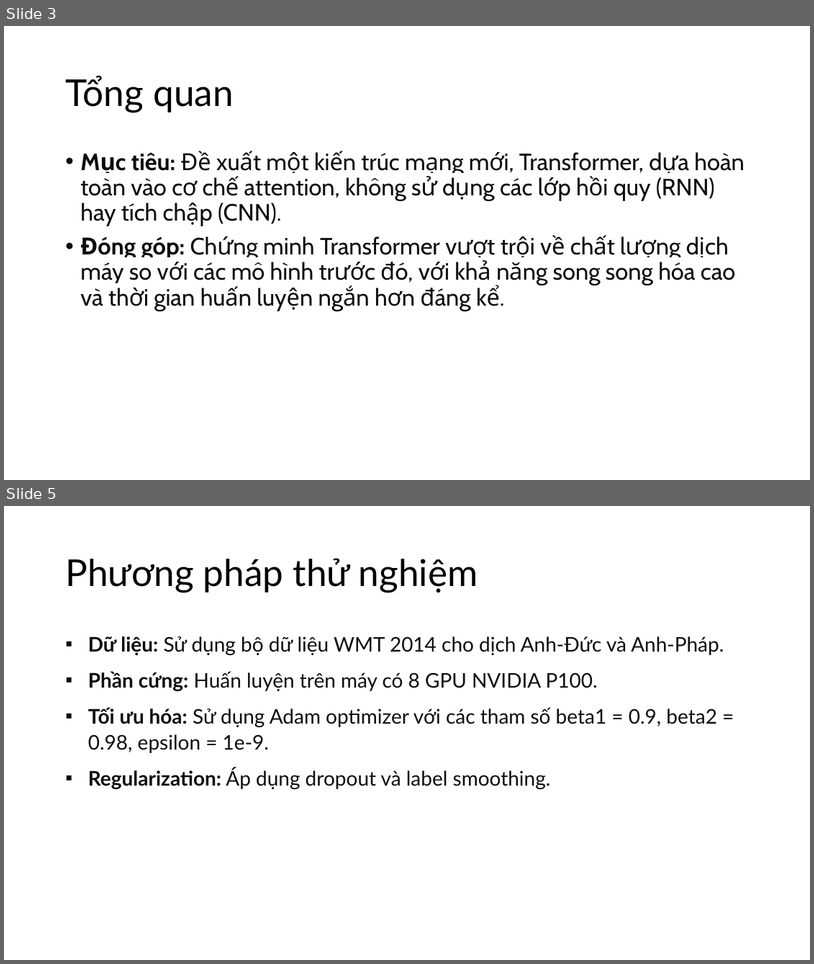
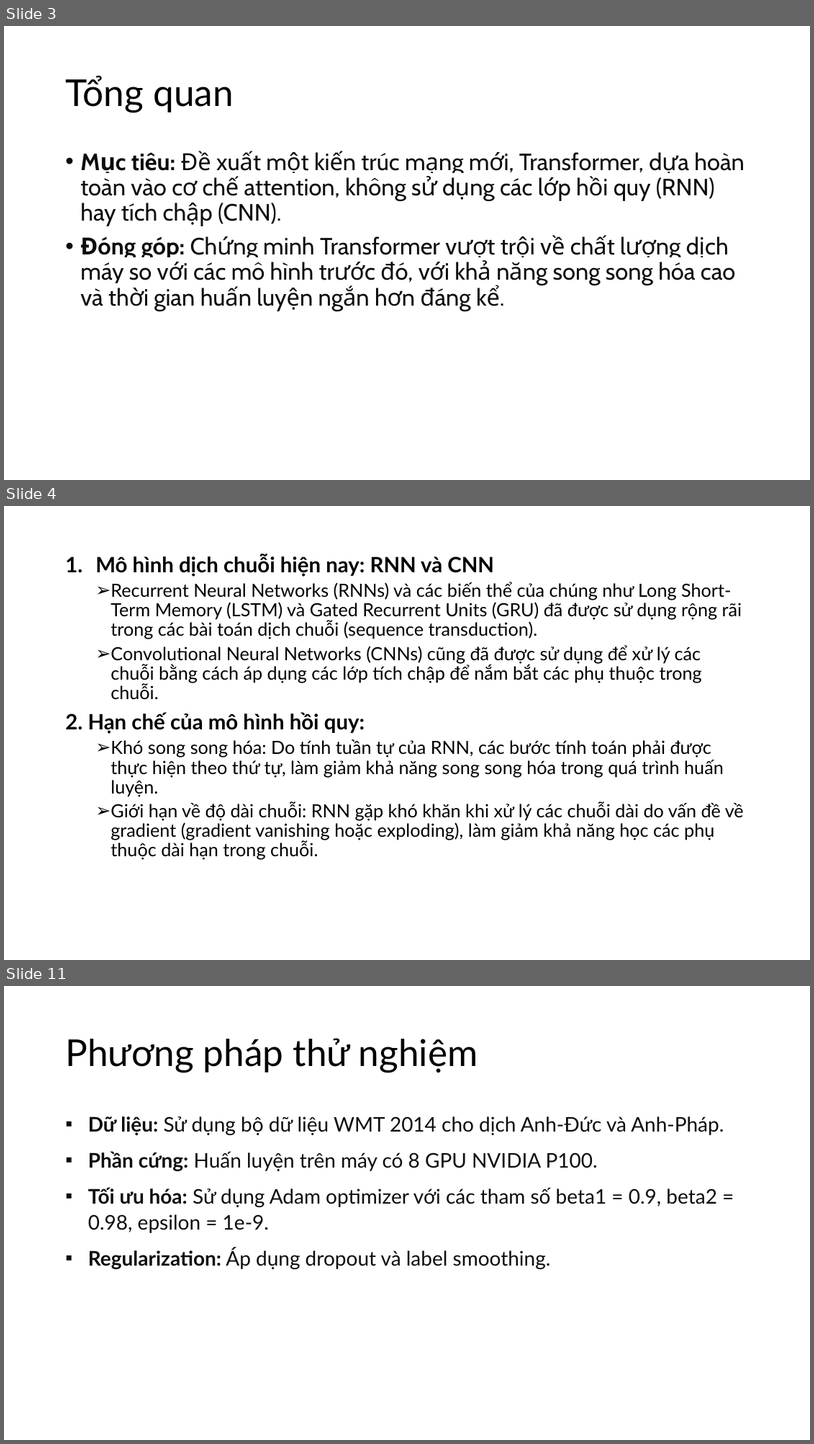
Before and after one commit to thanhtai9606/lab-master, a slide deck: lab/all you need/Attention Is All You Need.pptx. Shown one above the other, each under a label of ours: slides 3 and 5 before the commit, slides 3, 4 and 11 after it; the slides between them are not shown. The pictures are 814x964 and 814x1444 pixels, drawn with LibreOffice and Linux fonts; fonts in the diff are those of the drawing. Boxes give left, top, right and bottom in pixels: in the first picture for what was removed or moved away, otherwise in the second. Text is boxed around its words. In the diff, an @@ line names an element or a change of style, - is before the commit and + after.

```diff
--- a/lab/all you need/Attention Is All You Need.pptx
+++ b/lab/all you need/Attention Is All You Need.pptx
@@ slide 4 added at (x1=4, y1=506, x2=810, y2=960), background #FFFFFF @@
@@ text added at (x1=65, y1=554, x2=744, y2=860), 21.6 pt, text #000000 @@
+1. Mô hình dịch chuỗi hiện nay: RNN và CNN
+  ➢ Recurrent Neural Networks (RNNs) và các biến thể của chúng như Long Short-Term Memory (LSTM) và Gated Recurrent Units (GRU) đã được sử dụng rộng rãi trong các bài toán dịch chuỗi (sequence transduction).
+  ➢ Convolutional Neural Networks (CNNs) cũng đã được sử dụng để xử lý các chuỗi bằng cách áp dụng các lớp tích chập để nắm bắt các phụ thuộc trong chuỗi.
+2. Hạn chế của mô hình hồi quy:
+  ➢ Khó song song hóa: Do tính tuần tự của RNN, các bước tính toán phải được thực hiện theo thứ tự, làm giảm khả năng song song hóa trong quá trình huấn luyện.
+  ➢ Giới hạn về độ dài chuỗi: RNN gặp khó khăn khi xử lý các chuỗi dài do vấn đề về gradient (gradient vanishing hoặc exploding), làm giảm khả năng học các phụ thuộc dài hạn trong chuỗi.
@@ what was slide 5 is now slide 11 @@
```
Also in this commit, not shown: 1 slide changed, 5 other slides added, 2 other files.
